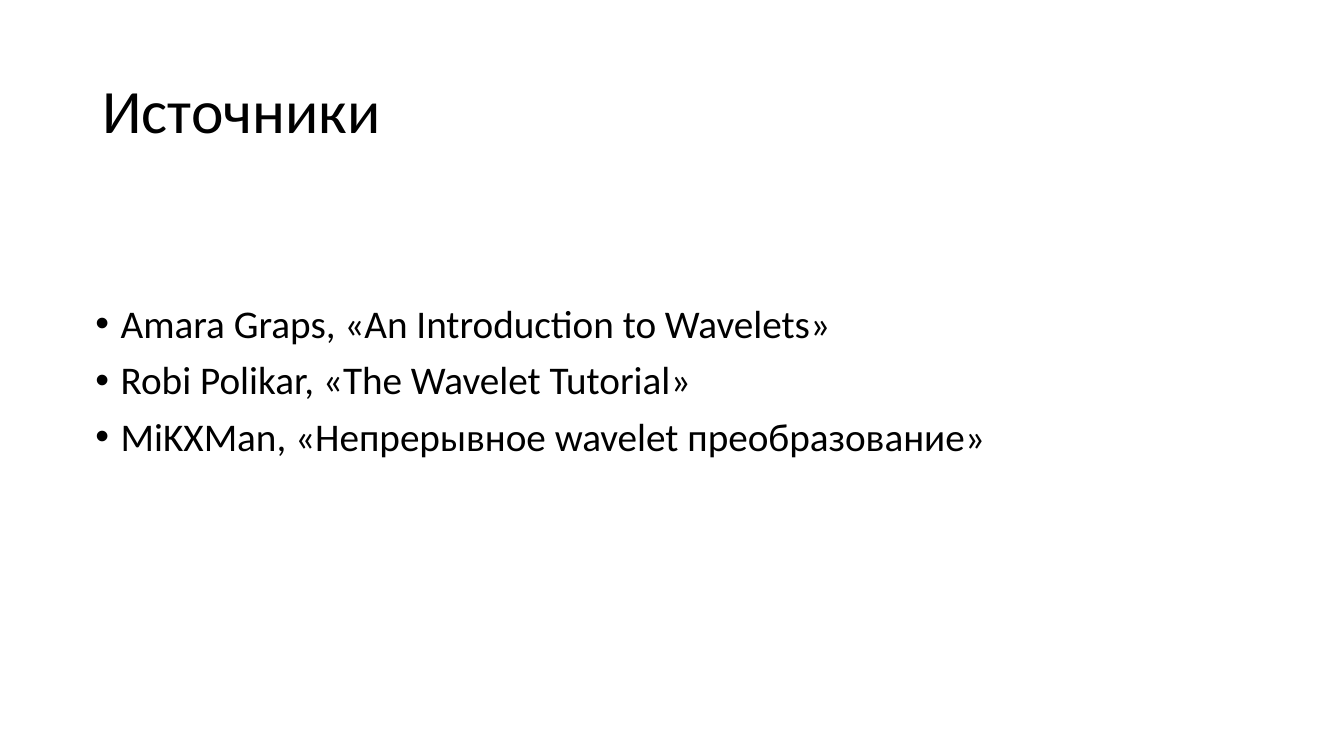
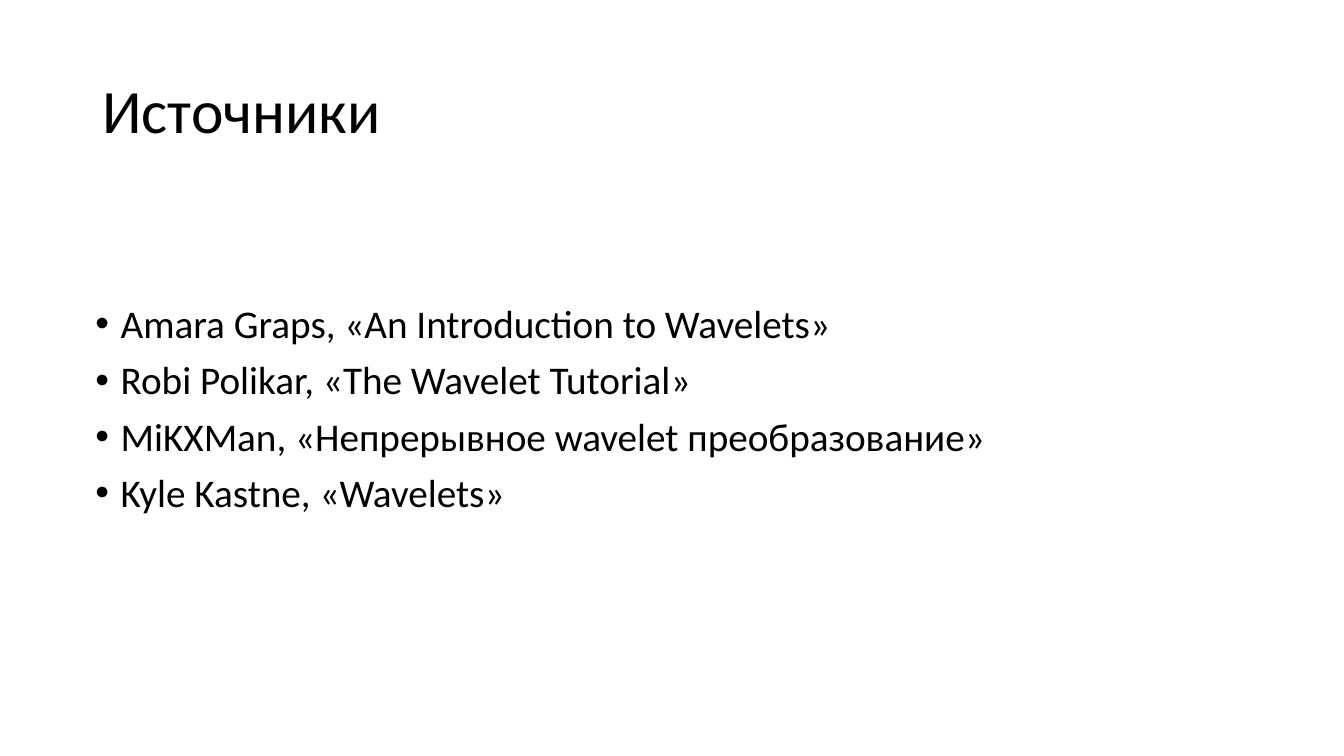
Before and after one commit to ninedraft/waveproblems, a slide deck: slide 12 of Доклад 02 wavelet-преобразование.pptx (slide 10 before the commit). Drawn at 1344x756 pixels with LibreOffice and Linux fonts; fonts in the diff are those of the drawing. Boxes give left, top, right and bottom in pixels: in the first picture for what was removed or moved away, otherwise in the second. Text is boxed around its words. In the diff, an @@ line names an element or a change of style, - is before the commit and + after.

```diff
--- a/Доклад 02 wavelet-преобразование.pptx
+++ b/Доклад 02 wavelet-преобразование.pptx
@@ text at [121, 479, 505, 514]: paragraph added @@
+• Kyle Kastne, «Wavelets»
```
Also in this commit, not shown: 2 slides added, 3 other files.
